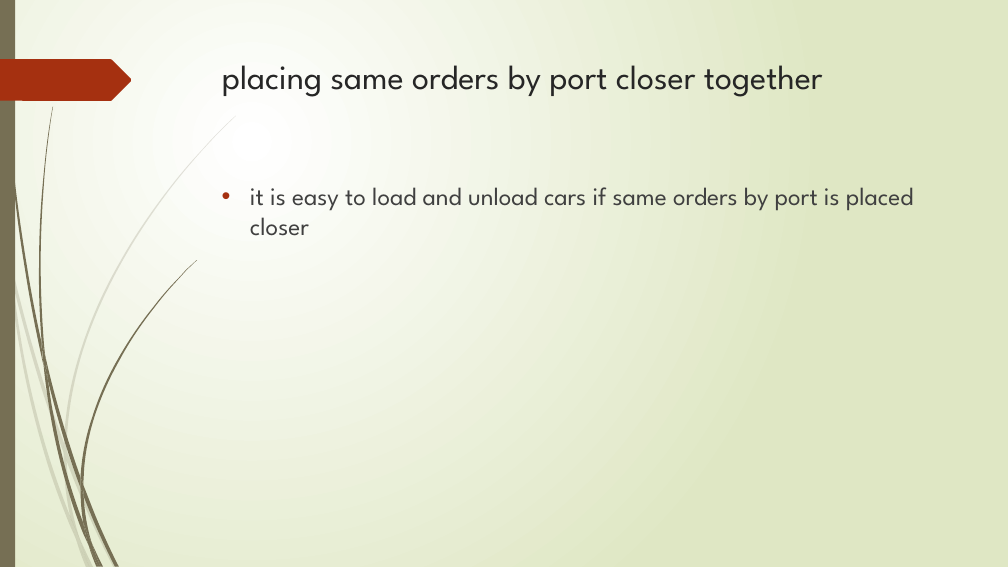
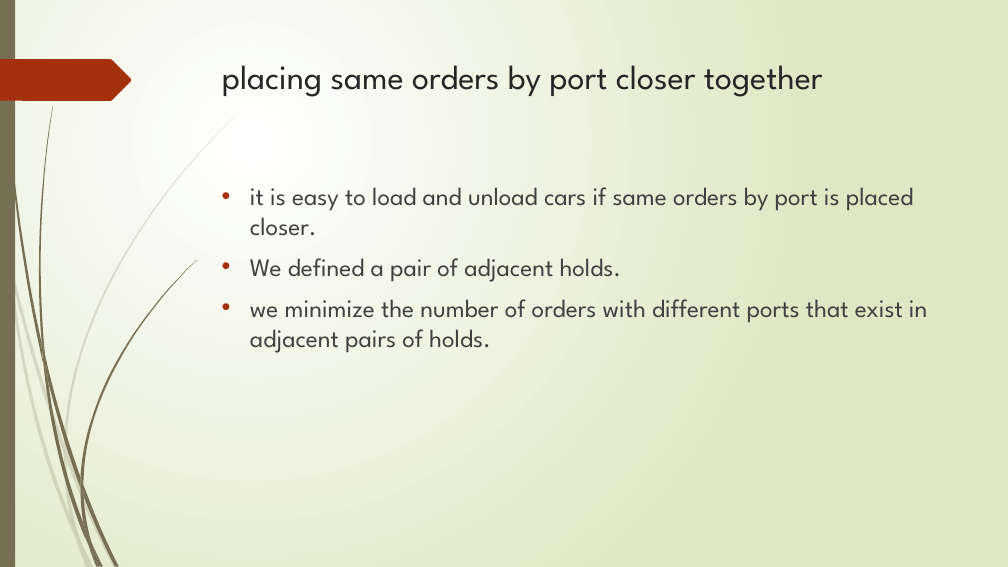
Before and after one commit to r-kurosu/kline_new, a slide deck: slide 11 of 中間報告.pptx. Drawn at 1008x567 pixels with LibreOffice and Linux fonts; fonts in the diff are those of the drawing. Boxes give left, top, right and bottom in pixels: in the first picture for what was removed or moved away, otherwise in the second. Text is boxed around its words. In the diff, an @@ line names an element or a change of style, - is before the commit and + after.

```diff
--- a/中間報告.pptx
+++ b/中間報告.pptx
@@ text at [250, 187, 927, 353]: text changed @@
-• it is easy to load and unload cars if same orders by port is placed closer
+• it is easy to load and unload cars if same orders by port is placed closer.
+• We defined a pair of adjacent holds.
+• we minimize the number of orders with different ports that exist in adjacent pairs of holds.
```
Also in this commit, not shown: 11 other slides changed, 1 slide removed.
